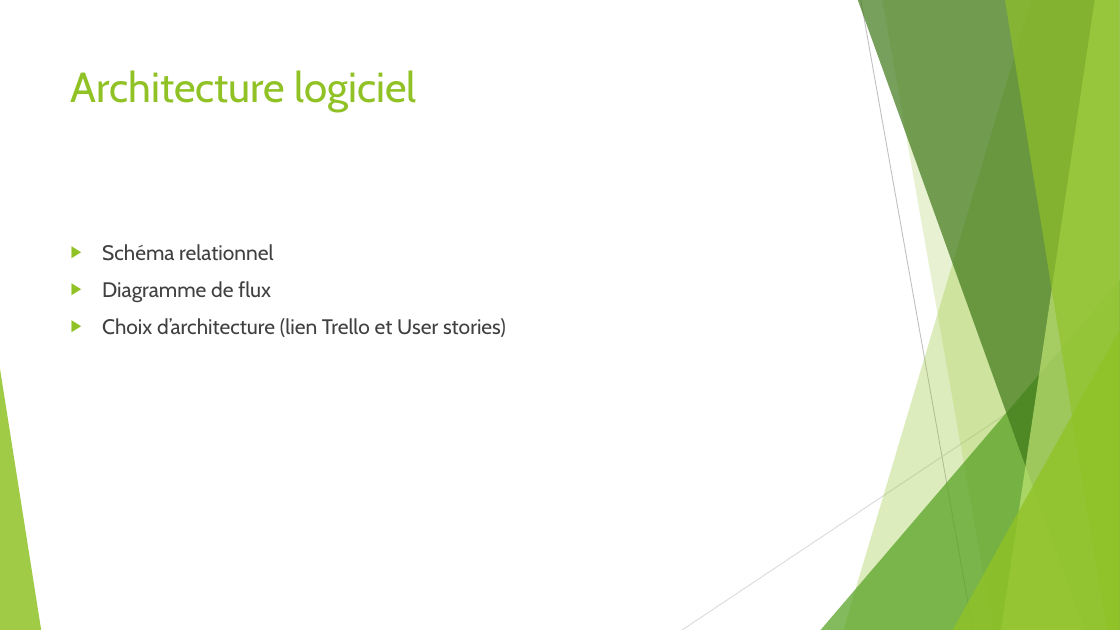
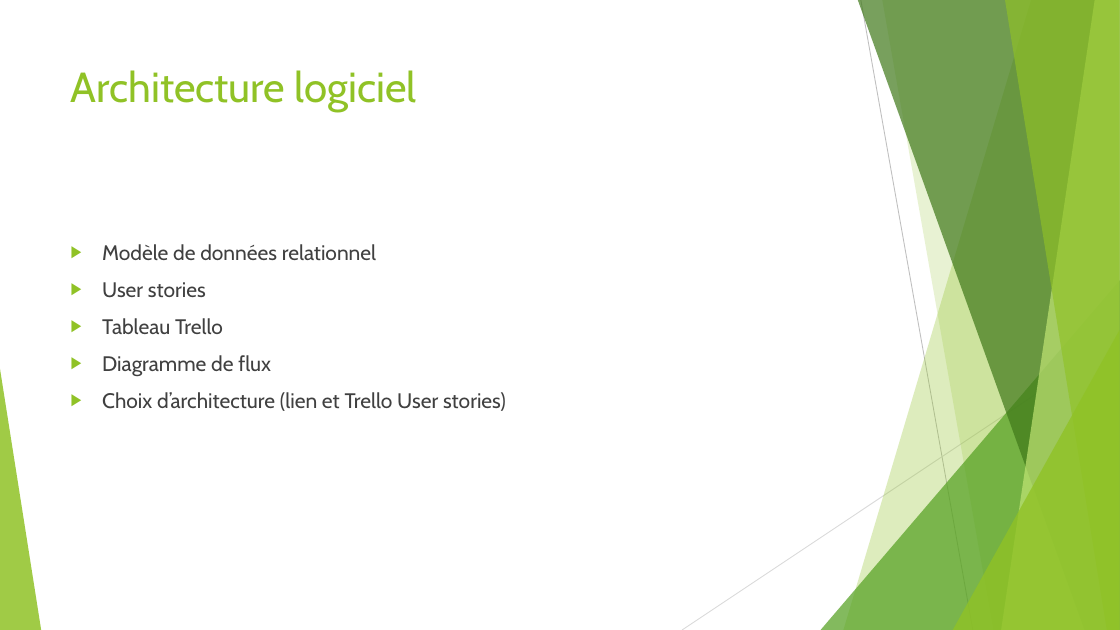
Before and after one commit to OttaPowa/Projet-5---Phase-2-, a slide deck: slide 5 of Diagrammes et documents/Support de présentation P5 Collet Jérémy.pptx. Drawn at 1120x630 pixels with LibreOffice and Linux fonts; fonts in the diff are those of the drawing. Boxes give left, top, right and bottom in pixels: in the first picture for what was removed or moved away, otherwise in the second. Text is boxed around its words. In the diff, an @@ line names an element or a change of style, - is before the commit and + after.

```diff
--- a/Diagrammes et documents/Support de présentation P5 Collet Jérémy.pptx
+++ b/Diagrammes et documents/Support de présentation P5 Collet Jérémy.pptx
@@ text at [102,244,376,334]: text changed @@
-▶ Schéma relationnel
+▶ Modèle de données relationnel
+▶ User stories
+▶ Tableau Trello
@@ text at [102,392,506,411]: text changed @@
-▶ Choix d’architecture (lien Trello et User stories)
+▶ Choix d’architecture (lien et Trello User stories)
```
Also in this commit, not shown: 2 other slides changed, 3 slides added, 1 slide removed, 3 other files.
